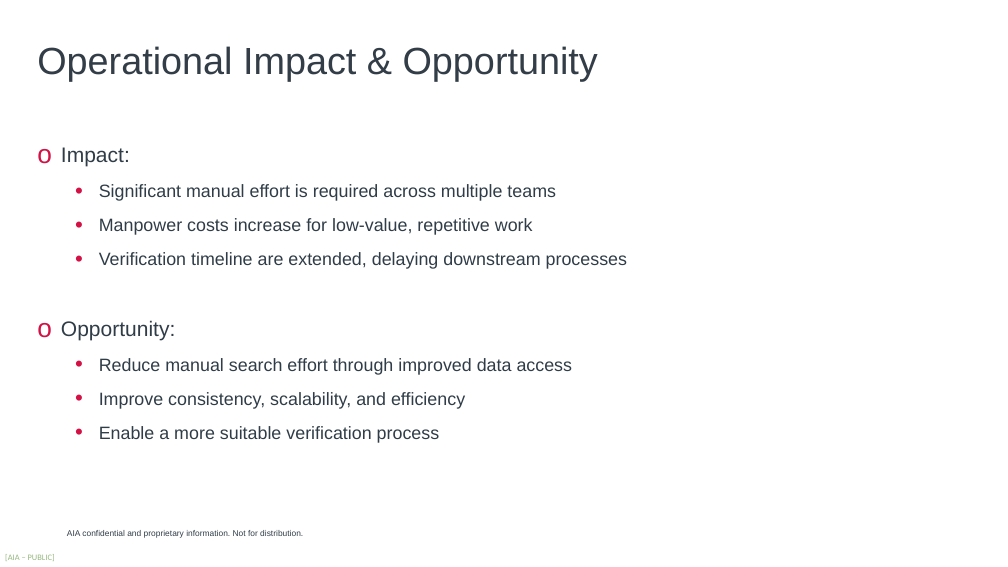
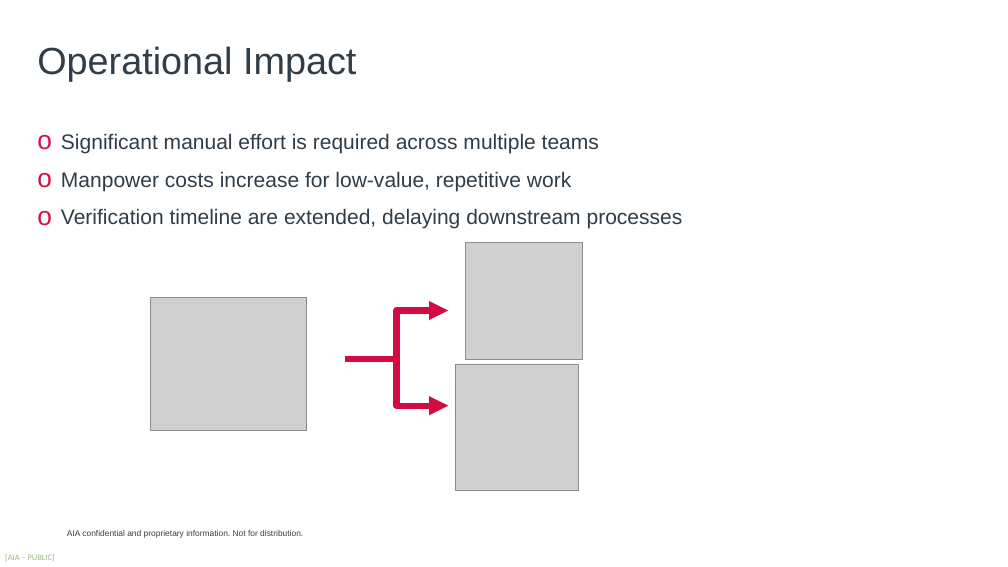
Before and after one commit to harrysokool/AIA-work, a slide deck: slide 4 of powerpoint/fetch_agent-draft.pptx. Drawn at 1008x567 pixels with LibreOffice and Linux fonts; fonts in the diff are those of the drawing; grey boxes stand for pictures; background and template pictures are left out. Boxes give left, top, right and bottom in pixels: in the first picture for what was removed or moved away, otherwise in the second. Text is boxed around its words. In the diff, an @@ line names an element or a change of style, - is before the commit and + after.

Commit message:
update powerpoint

```diff
--- a/powerpoint/fetch_agent-draft.pptx
+++ b/powerpoint/fetch_agent-draft.pptx
@@ text at <box>37,46,356,81</box>: text changed @@
-Operational Impact & Opportunity
+Operational Impact
@@ text "Significant manual effort is required ...": place and size @@
-text "Significant manual effort is required ..." at <box>61,147,627,443</box>
+text "Significant manual effort is required ..." at <box>61,133,683,229</box>
@@ text "Significant manual effort is required ..." at <box>61,133,683,229</box>: size 17 to 20 pt; bullet • to o; list level 2 to 1 in "Significant manual effort is required ..."; list level 2 to 1 in "Manpower costs increase for low-value, ..."; list level 2 to 1 in "Verification timeline are extended, delaying ..." @@
@@ text at <box>61,147,130,167</box>: paragraph removed @@
-o Impact:
@@ picture added at <box>466,243,582,359</box> @@
@@ picture added at <box>150,298,307,431</box> @@
@@ text at <box>61,320,573,443</box>: paragraphs removed @@
-o Opportunity:
-  • Reduce manual search effort through improved data access
-  • Improve consistency, scalability, and efficiency
-  • Enable a more suitable verification process
@@ elbow arrow added from (345, 359) to (448, 311), #D30C41 6 pt @@
@@ elbow arrow added from (345, 359) to (448, 406), #D30C41 6 pt @@
@@ picture added at <box>456,364,578,491</box> @@
```
Also in this commit, not shown: 4 other slides changed, 1 slide added, 3 other files.
